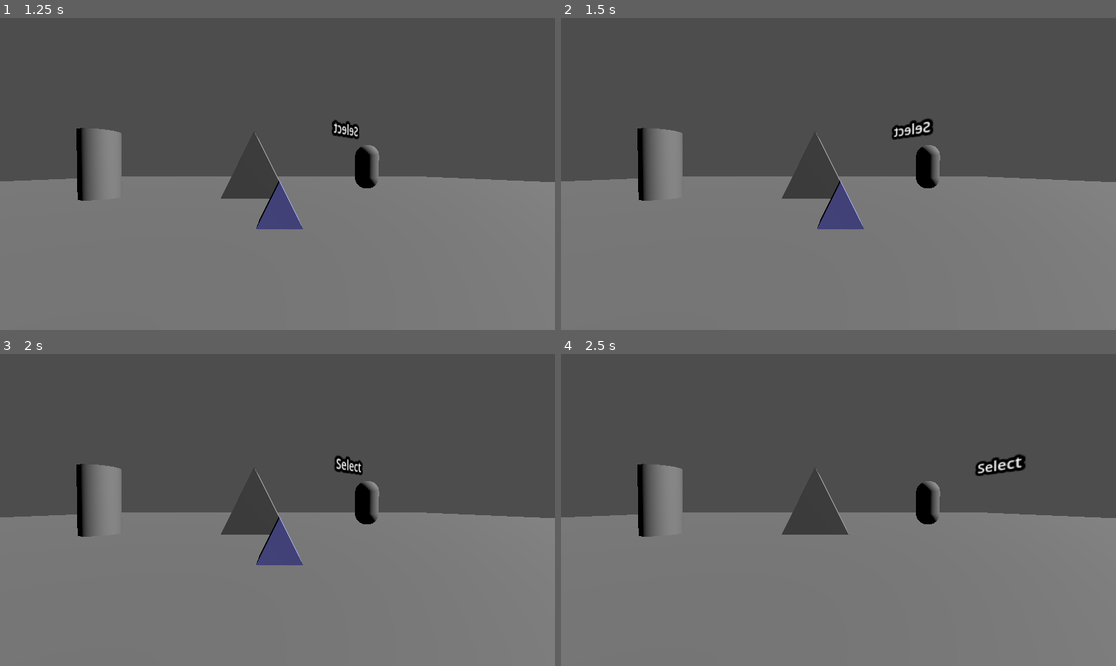
Above: before the commit, frames 1-4 (two rows, left to right).
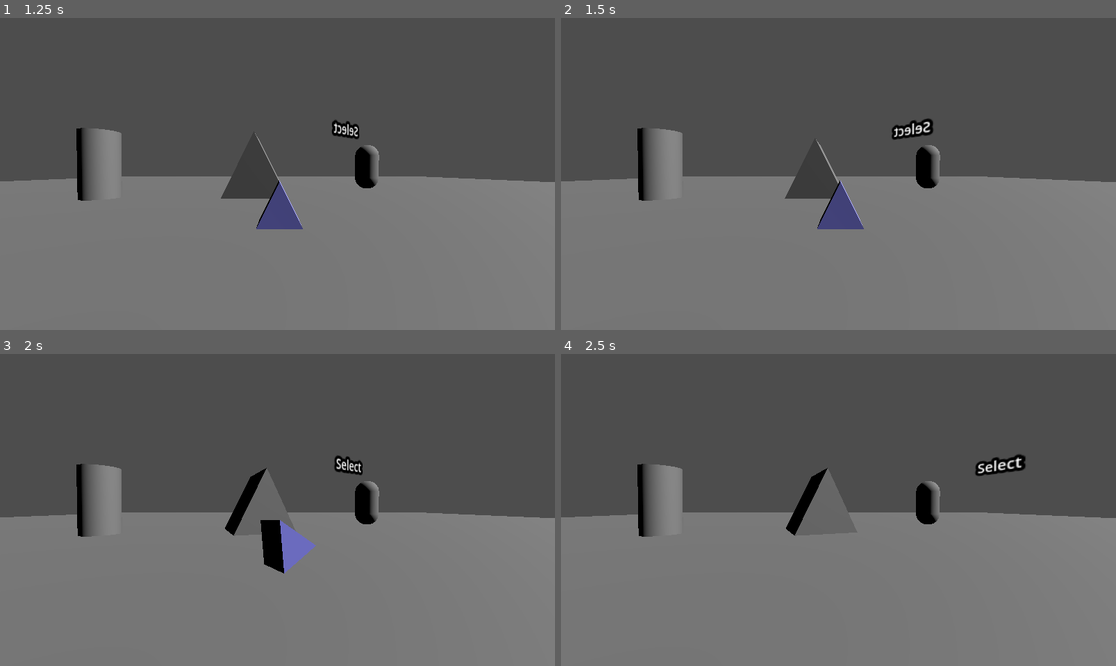
Above: after the commit, the same moments.

Repository: g-vidhulakripali/Vodoo
Game: Godot game, scene res://scenes/Root.tscn
Same seed, same stepped clock (60 frames per second), same inputs: the game is played once before the commit and once after it.
Inputs (mouse positions are in pixels of both pictures, inside the frame that each line leads up to):
- Up to frame 1 (1.25 s): tap Enter (ui_accept) at 0.5, 0.77 s; move the mouse to (399, 158) at 0.52 s; hold Right (move_right) from 0.53 s (still down); hold Space (simulate_trigger) from 0.53 s (still down); click (399, 158) at 0.67 s
- Up to frame 2 (1.5 s): release Right (move_right) at 1.25 s; release Space (simulate_trigger) at 1.25 s; drag from (727, 189) to (810, 236) at 1.27 s
- Up to frame 3 (2 s): no input
- Up to frame 4 (2.5 s): move the mouse to (894, 441) at 2.02 s; hold Right (move_right) from 2.03 s (still down); hold Space (simulate_trigger) from 2.03 s (still down); click (894, 441) at 2.17 s

Frame 1 is identical in both runs. In frame 2, 0.1% of the frame differs, in the area x 39-51%, y 36-58%; in frame 3, 2.5%, in the area x 39-57%, y 36-71%; in frame 4, 1.6%.

Commit message:
Rotation working

Diff:
--- a/scenes/Root.tscn
+++ b/scenes/Root.tscn
@@ -74,3 +74,4 @@
 font_size = 14
 
 [connection signal="button_pressed" from="XROrigin3D/Voodo-R" to="XROrigin3D/Voodo-R" method="_on_button_pressed"]
+[connection signal="button_released" from="XROrigin3D/Voodo-R" to="XROrigin3D/Voodo-R" method="_on_button_released"]
--- a/scripts/voodo_r.gd
+++ b/scripts/voodo_r.gd
@@ -14,12 +14,16 @@
 var collider
 var isClicked:bool
 var default_mesh:MeshInstance3D = null
+var is_dragging := false
 
 class Voodoo:
 	var origin : Node3D
 	var voodoo : Node3D
 
 var voodoo_list : Array[Voodoo] = []
+
+var last_controller_basis := Basis()
+var is_rotating := false
 
 func _ready() -> void:
 	for c in pickable.get_children():
@@ -63,12 +67,18 @@
 		floating_prompt.text = "Select"
 		collider = null
 
+
 func _input(event: InputEvent) -> void:
 	if event.is_action_pressed("simulate_trigger"):
 		_on_button_pressed("trigger_click")
 
-	if event.is_action_pressed("color_red"):
-		pass
+func _unhandled_input(event):
+	if event is InputEventMouseButton:
+		if event.button_index == MOUSE_BUTTON_LEFT:
+			is_dragging = event.pressed  # True when pressed, False when released
+
+	elif event is InputEventMouseMotion and is_dragging:
+		_on_button_released("grip_click")
 
 
 func _on_button_pressed(name: String) -> void:
@@ -93,17 +103,19 @@
 			voodoo_list.clear()
 
 		if collider and  collider.is_in_group("Pickable"):
+
 			print(collider.name + " collider vodo ", voodo_enabled)
 			var clone = collider.duplicate(true)
 			#var clone := collider.duplicate(true) as Node3D
 
 			if voodo_enabled.is_empty():
 				var vc=Voodoo.new()
+				vc.origin = collider
 				voodo_enabled.append(clone)
 				holder.add_child(voodo_enabled[0])
 
 				voodo_enabled[0].freeze = true
-				vc.origin = voodo_enabled[0]
+
 				vc.voodoo = clone
 
 				voodoo_list.append(vc)
@@ -119,6 +131,9 @@
 		pass
 		#voodoo_left_mesh.mesh = default_mesh.mesh
 
+	if name == "grip_click":
+		is_rotating = true
+		last_controller_basis = global_transform.basis
 
  # Replace with function body.
 static func apply_to_subtree(node:Node,klass:String,f:Callable) -> void:
@@ -126,3 +141,37 @@
 		f.call(node)
 	for c in node.get_children():
 		apply_to_subtree(c,klass,f)
+
+func _on_button_released(name: String) -> void:
+	var rotate = func(m3d: MeshInstance3D):
+		m3d.rotate_y(deg_to_rad(45))
+
+	if name == "grip_click":
+		if !voodoo_list.is_empty():
+			var voodo =  voodoo_list[0].voodoo
+			var origin = voodoo_list[0].origin
+			#voodo.transform.basis = Basis(Vector3.UP, deg_to_rad(15)) * voodo.transform.basis
+			var mouse_delta = Input.get_last_mouse_velocity()
+
+			var yaw = Basis(Vector3.UP, -mouse_delta.x * 0.005)
+			var pitch = Basis(Vector3.RIGHT, -mouse_delta.y * 0.005)
+
+			var t = voodo.transform
+			t.basis = yaw * pitch * t.basis
+			voodo.transform = t
+
+			print(voodo.transform, " ", voodoo_list[0].origin.transform)
+
+			origin.transform = voodo.transform
+
+			#var current_basis = global_transform.basis
+			#var delta_basis = current_basis * last_controller_basis.inverse()
+#
+			## Apply delta rotation to voodo
+			#var t = voodo.transform
+			#t.basis = delta_basis * t.basis
+			#voodo.transform = t  # Set updated transform
+			#voodo.freeze = false
+			#apply_to_subtree(voodo,'MeshInstance3D',rotate)
+			#print(voodoo_list[0].origin , "  ", voodoo_list[0].voodoo)
+			#print("Okay is this working")
